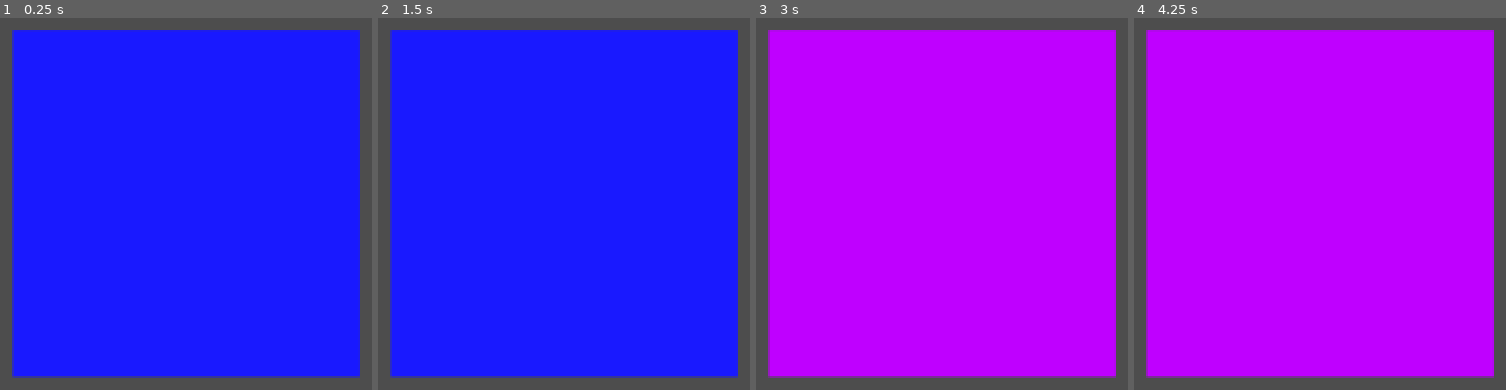
Above: before the commit, frames 1-4 (left to right).
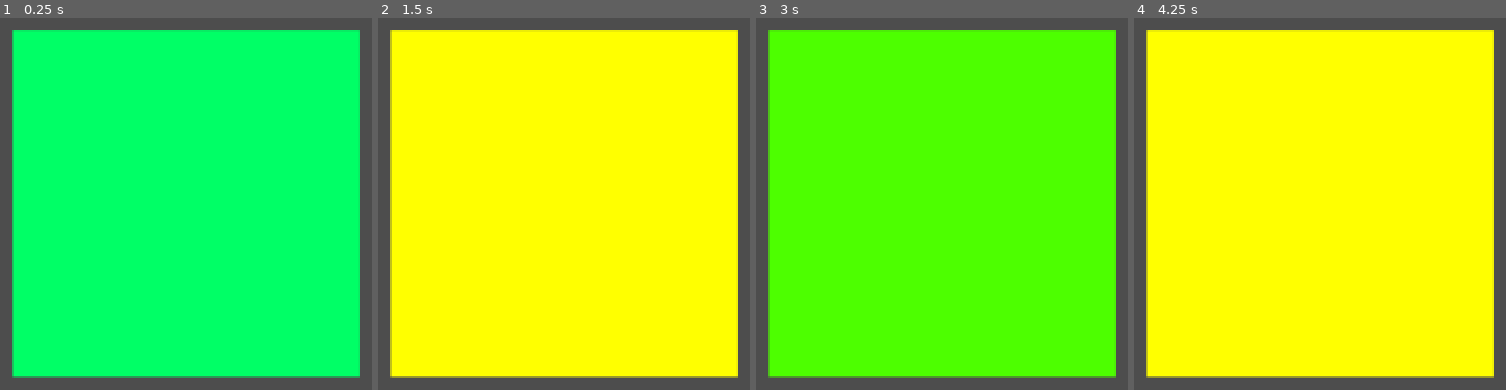
Above: after the commit, the same moments.

Repository: nenomancer/godot-WJ-65
Game: Godot game, scene res://Game.tscn
Two runs of this game, one before a commit and one after it. Both use one fixed random seed, a clock stepped at 60 frames per second and the inputs below. The project has no main scene, so this scene is started directly.
Inputs (mouse positions are in pixels of both pictures, inside the frame that each line leads up to):
- Up to frame 1 (0.25 s): no input
- Up to frame 2 (1.5 s): click (564, 204) at 0.5 s; click (564, 204) at 1.25 s
- Up to frame 3 (3 s): click (942, 204) at 2 s; tap Enter at 2.75 s
- Up to frame 4 (4.25 s): tap Space at 3.5 s

The runs differ from the first frame. In frame 1, 88% of the frame differs, in the area x 3-97%, y 3-97%; in frame 2, 88%; in frame 3, 88%; in frame 4, 88%.

Commit message:
commit before refactor

Diff:
--- /dev/null
+++ b/Assets/AudioData.gd
@@ -0,0 +1,23 @@
+const GRAND_PIANO_A_SH = preload("res://Assets/piano/grand_piano_a#.wav")
+const GRAND_PIANO_A = preload("res://Assets/piano/grand_piano_a.wav")
+const GRAND_PIANO_B = preload("res://Assets/piano/grand_piano_b.wav")
+const GRAND_PIANO_C_SH = preload("res://Assets/piano/grand_piano_c#.wav")
+const GRAND_PIANO_C_OCT = preload("res://Assets/piano/grand_piano_c+.wav")
+const GRAND_PIANO_C = preload("res://Assets/piano/grand_piano_c.wav")
+const GRAND_PIANO_D_SH = preload("res://Assets/piano/grand_piano_d#.wav")
+const GRAND_PIANO_D = preload("res://Assets/piano/grand_piano_d.wav")
+const GRAND_PIANO_E = preload("res://Assets/piano/grand_piano_e.wav")
+const GRAND_PIANO_F_SH = preload("res://Assets/piano/grand_piano_f#.wav")
+const GRAND_PIANO_F = preload("res://Assets/piano/grand_piano_f.wav")
+const GRAND_PIANO_G_SH = preload("res://Assets/piano/grand_piano_g#.wav")
+const GRAND_PIANO_G = preload("res://Assets/piano/grand_piano_g.wav")
+
+const DATA = [
+	GRAND_PIANO_A,
+	GRAND_PIANO_A_SH,
+	GRAND_PIANO_B,
+	GRAND_PIANO_C,
+	GRAND_PIANO_C_SH,
+	GRAND_PIANO_D,
+	GRAND_PIANO_D_SH
+]
--- /dev/null
+++ b/Assets/ColorData.gd
@@ -0,0 +1,28 @@
+const RED = Color(1, 0, 0, 1.0)
+const ORANGE = Color(1, 0.45, 0, 1.0)
+const YELLOW = Color(1, 1, 0, 1.0)
+
+const GREEN = Color(0.3, 1, 0, 1.0)
+const JADE = Color(0, 1, 0.4, 1.0)
+const TURQUOISE = Color(0, 1, 1, 1.0)
+
+const BABY_BLUE = Color(0, 0.6, 1, 1.0)
+const BLUE = Color(0.1, 0.1, 1, 1.0)
+const PURPLE = Color(0.75, 0, 1, 1.0)
+
+const PINK = Color(1, 0, 0.9, 1.0)
+const SALMON = Color(1, 0, 0.45, 1.0)
+
+const DATA = [
+	RED,
+	ORANGE,
+	YELLOW,
+	GREEN,
+	JADE,
+	TURQUOISE,
+	BABY_BLUE,
+	BLUE,
+	PURPLE,
+	PINK,
+	SALMON
+]
--- a/ColorButton.gd
+++ b/ColorButton.gd
@@ -1,7 +1,7 @@
 extends MarginContainer
 
 @onready var button_color = $Color
-
+const ColorData = preload("res://Assets/ColorData.gd")
 const red = Color(1, 0, 0, 1.0)
 const orange = Color(1, 0.45, 0, 1.0)
 const yellow = Color(1, 1, 0, 1.0)
@@ -18,9 +18,9 @@
 const salmon = Color(1, 0, 0.45, 1.0)
 
 
-const colors = [green, jade, turquoise, baby_blue, blue, purple, pink, salmon]
+#const colors = [green, jade, turquoise, baby_blue, blue, purple, pink, salmon]
 const test_colors = [purple, blue]
-
+const colors = ColorData.DATA
 
 
 # Called when the node enters the scene tree for the first time.
@@ -45,4 +45,5 @@
 
 func _on_button_button_up():
 	# Change color on button click
-	button_color.set_color(test_colors[randi_range(0, test_colors.size() - 1)])
+	print(colors)
+	button_color.set_color(colors[randi_range(0, colors.size() - 1)])
--- a/Game.gd
+++ b/Game.gd
@@ -1,5 +1,5 @@
 extends Node2D
-const AudioData = preload("res://audio/AudioData.gd")
+const AudioData = preload("res://Assets/AudioData.gd")
 # Called when the node enters the scene tree for the first time.
 const BUTTON = preload("res://ColorButton.tscn")
 func _ready():
--- a/audio/AudioData.gd
+++ /dev/null
@@ -1,23 +0,0 @@
-const GRAND_PIANO_A_SH = preload("res://audio/piano/grand_piano_a#.wav")
-const GRAND_PIANO_A = preload("res://audio/piano/grand_piano_a.wav")
-const GRAND_PIANO_B = preload("res://audio/piano/grand_piano_b.wav")
-const GRAND_PIANO_C_SH = preload("res://audio/piano/grand_piano_c#.wav")
-const GRAND_PIANO_C_OCT = preload("res://audio/piano/grand_piano_c+.wav")
-const GRAND_PIANO_C = preload("res://audio/piano/grand_piano_c.wav")
-const GRAND_PIANO_D_SH = preload("res://audio/piano/grand_piano_d#.wav")
-const GRAND_PIANO_D = preload("res://audio/piano/grand_piano_d.wav")
-const GRAND_PIANO_E = preload("res://audio/piano/grand_piano_e.wav")
-const GRAND_PIANO_F_SH = preload("res://audio/piano/grand_piano_f#.wav")
-const GRAND_PIANO_F = preload("res://audio/piano/grand_piano_f.wav")
-const GRAND_PIANO_G_SH = preload("res://audio/piano/grand_piano_g#.wav")
-const GRAND_PIANO_G = preload("res://audio/piano/grand_piano_g.wav")
-
-const DATA = [
-	GRAND_PIANO_A,
-	GRAND_PIANO_A_SH,
-	GRAND_PIANO_B,
-	GRAND_PIANO_C,
-	GRAND_PIANO_C_SH,
-	GRAND_PIANO_D,
-	GRAND_PIANO_D_SH
-]
--- a/styleboxes/StyleBoxOrange.tres
+++ /dev/null
@@ -1,12 +0,0 @@
-[gd_resource type="StyleBoxFlat" format=3 uid="uid://kkev4eakxo4s"]
-
-[resource]
-bg_color = Color(0.6, 0.27, 0, 1)
-corner_radius_top_left = 24
-corner_radius_top_right = 24
-corner_radius_bottom_right = 24
-corner_radius_bottom_left = 24
-expand_margin_left = 24.0
-expand_margin_top = 24.0
-expand_margin_right = 24.0
-expand_margin_bottom = 24.0
--- a/styleboxes/StyleBoxRed.tres
+++ /dev/null
@@ -1,12 +0,0 @@
-[gd_resource type="StyleBoxFlat" format=3 uid="uid://bk7vm4lutrwyd"]
-
-[resource]
-bg_color = Color(0.6, 0, 0, 1)
-corner_radius_top_left = 24
-corner_radius_top_right = 24
-corner_radius_bottom_right = 24
-corner_radius_bottom_left = 24
-expand_margin_left = 24.0
-expand_margin_top = 24.0
-expand_margin_right = 24.0
-expand_margin_bottom = 24.0
Not shown, changed: Assets/piano/grand_piano_a#.wav.import
Not shown, changed: Assets/piano/grand_piano_a.wav.import
Not shown, changed: Assets/piano/grand_piano_b.wav.import
Not shown, changed: Assets/piano/grand_piano_c#.wav.import
Not shown, changed: Assets/piano/grand_piano_c+.wav.import
Not shown, changed: Assets/piano/grand_piano_c.wav.import
Not shown, changed: Assets/piano/grand_piano_d#.wav.import
Not shown, changed: Assets/piano/grand_piano_d.wav.import
Not shown, changed: Assets/piano/grand_piano_e.wav.import
Not shown, changed: Assets/piano/grand_piano_f#.wav.import
Not shown, changed: Assets/piano/grand_piano_f.wav.import
Not shown, changed: Assets/piano/grand_piano_g#.wav.import
(and 14 more such lines)
